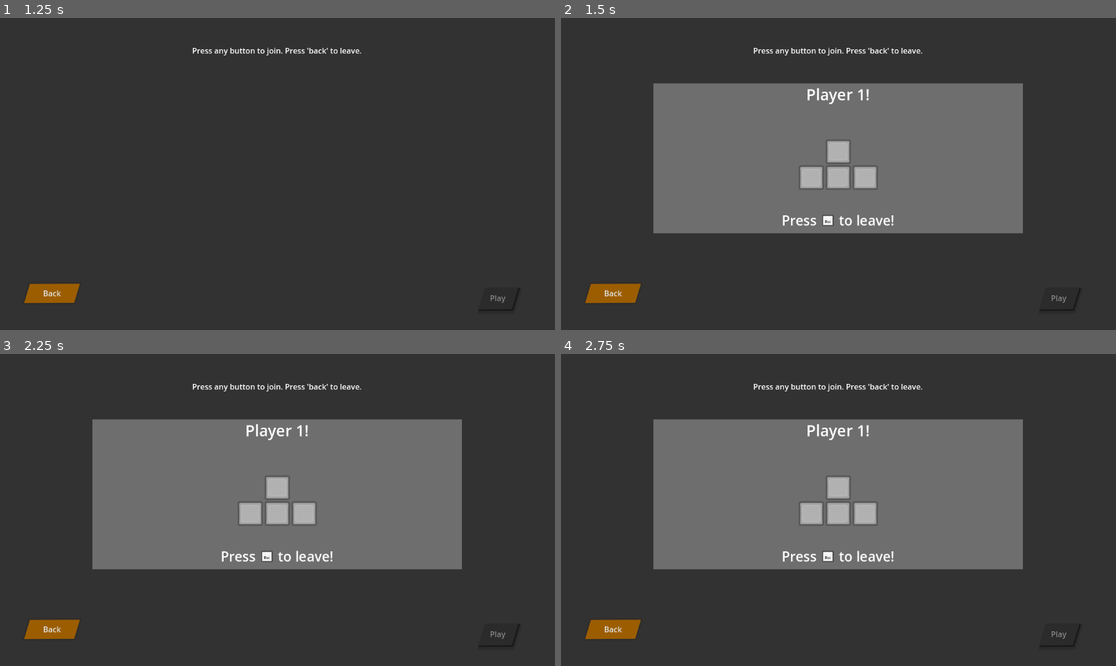
Above: before the commit, frames 1-4 (two rows, left to right).
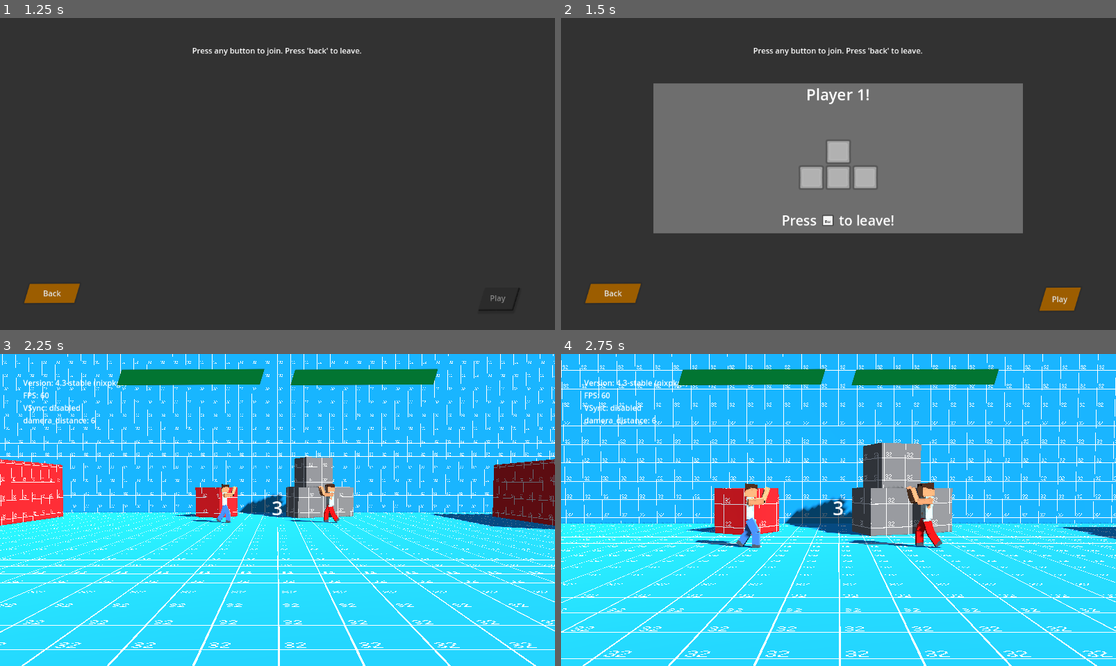
Above: after the commit, the same moments.

Repository: miklaskarjalainen/KioskKnockout
Game: Godot game, scene res://src/scenes/TitleScreen.tscn
Same seed, same stepped clock (60 frames per second), same inputs: the game is played once before the commit and once after it.
Inputs (mouse positions are in pixels of both pictures, inside the frame that each line leads up to):
- Up to frame 1 (1.25 s): click "Play" at 0.5 s
- Up to frame 2 (1.5 s): tap Enter at 1.25 s; move the mouse to (960, 158) at 1.27 s; hold Up (ui_up) from 1.28 s (still down); click (960, 158) at 1.42 s
- Up to frame 3 (2.25 s): release Up (ui_up) at 2 s; click (499, 634) at 2 s, where only the run after the commit has a clickable "Play"
- Up to frame 4 (2.75 s): no input

Frame 1 is identical in both runs. In frame 2, 0.5% of the frame differs, in the area x 86-94%, y 86-94%; in frame 3, 100%, in the area x 0-100%, y 0-100%; in frame 4, 100%.

Commit message:
Automatically use AI opponent when playing alone

Diff:
--- a/project.godot
+++ b/project.godot
@@ -137,6 +137,46 @@
 "events": [Object(InputEventKey,"resource_local_to_scene":false,"resource_name":"","device":-1,"window_id":0,"alt_press …(195 unchanged characters)…
 ]
 }
+_ai_left={
+"deadzone": 0.5,
+"events": [Object(InputEventKey,"resource_local_to_scene":false,"resource_name":"","device":-1,"window_id":0,"alt_pressed":false,"shift_pressed":false,"ctrl_pressed":false,"meta_pressed":false,"pressed":false,"keycode":0,"physical_keycode":4194331,"key_label":0,"unicode":0,"location":0,"echo":false,"script":null)
+]
+}
+_ai_right={
+"deadzone": 0.5,
+"events": [Object(InputEventKey,"resource_local_to_scene":false,"resource_name":"","device":-1,"window_id":0,"alt_pressed":false,"shift_pressed":false,"ctrl_pressed":false,"meta_pressed":false,"pressed":false,"keycode":0,"physical_keycode":4194331,"key_label":0,"unicode":0,"location":0,"echo":false,"script":null)
+]
+}
+_ai_up={
+"deadzone": 0.5,
+"events": [Object(InputEventKey,"resource_local_to_scene":false,"resource_name":"","device":-1,"window_id":0,"alt_pressed":false,"shift_pressed":false,"ctrl_pressed":false,"meta_pressed":false,"pressed":false,"keycode":0,"physical_keycode":4194331,"key_label":0,"unicode":0,"location":0,"echo":false,"script":null)
+]
+}
+_ai_down={
+"deadzone": 0.5,
+"events": [null, Object(InputEventKey,"resource_local_to_scene":false,"resource_name":"","device":-1,"window_id":0,"alt_pressed":false,"shift_pressed":false,"ctrl_pressed":false,"meta_pressed":false,"pressed":false,"keycode":0,"physical_keycode":4194331,"key_label":0,"unicode":0,"location":0,"echo":false,"script":null)
+]
+}
+_ai_jump={
+"deadzone": 0.5,
+"events": [Object(InputEventKey,"resource_local_to_scene":false,"resource_name":"","device":-1,"window_id":0,"alt_pressed":false,"shift_pressed":false,"ctrl_pressed":false,"meta_pressed":false,"pressed":false,"keycode":0,"physical_keycode":4194331,"key_label":0,"unicode":0,"location":0,"echo":false,"script":null)
+]
+}
+_ai_normal_action={
+"deadzone": 0.5,
+"events": [Object(InputEventKey,"resource_local_to_scene":false,"resource_name":"","device":-1,"window_id":0,"alt_pressed":false,"shift_pressed":false,"ctrl_pressed":false,"meta_pressed":false,"pressed":false,"keycode":0,"physical_keycode":4194331,"key_label":0,"unicode":0,"location":0,"echo":false,"script":null)
+]
+}
+_ai_special_action={
+"deadzone": 0.5,
+"events": [Object(InputEventKey,"resource_local_to_scene":false,"resource_name":"","device":-1,"window_id":0,"alt_pressed":false,"shift_pressed":false,"ctrl_pressed":false,"meta_pressed":false,"pressed":false,"keycode":0,"physical_keycode":4194331,"key_label":0,"unicode":0,"location":0,"echo":false,"script":null)
+]
+}
+_ai_block={
+"deadzone": 0.5,
+"events": [Object(InputEventKey,"resource_local_to_scene":false,"resource_name":"","device":-1,"window_id":0,"alt_pressed":false,"shift_pressed":false,"ctrl_pressed":false,"meta_pressed":false,"pressed":false,"keycode":0,"physical_keycode":4194331,"key_label":0,"unicode":0,"location":0,"echo":false,"script":null)
+]
+}
 
 [layer_names]
 
--- a/src/actors/AiComponent.gd
+++ b/src/actors/AiComponent.gd
@@ -1,4 +1,5 @@
 extends Node
+class_name CharacterAI
 
 @export var enabled: bool = true
 
--- a/src/actors/Player.gd
+++ b/src/actors/Player.gd
@@ -9,6 +9,7 @@
 @onready var Health: HealthComponent = $HealthComponent
 @onready var Controller: PlayerController = $PlayerController
 @onready var Block: BlockController = $BlockController
+@onready var AI: CharacterAI = $AiComponent
 
 @export var PlayerIndex := 0 # 0 is first player, 1 is second player
 @export var Opponent: Player = null
@@ -28,6 +29,9 @@
 	assert(Model, "Model not assigned")
 	assert(ModelSkin, "is null")
 	Model.rotation.y = get_model_target_rotation()
+
+	if Global.players_controller_prefix[PlayerIndex] == "_ai":
+		AI.enabled = true
 
 	if PlayerIndex == 0:
 		GUI.player_1_path = get_path()
--- a/src/scenes/SelectionScreen.gd
+++ b/src/scenes/SelectionScreen.gd
@@ -2,7 +2,7 @@
 
 @export var player_container: PlayerFrameContainer = null
 
-const MIN_PLAYER_COUNT: int = 2
+const MIN_PLAYER_COUNT: int = 1
 const MAX_PLAYER_COUNT: int = 2
 
 var _players: Array[String] = []
@@ -52,6 +52,9 @@
 			_add_player(device)
 
 func _on_play_pressed() -> void:
+	if _players.size() == 1:
+		_players.push_back("_ai")
+		Console.info("AI enabled")
 	Global.players_controller_prefix = _players
 	Global.change_main_scene_to("res://src/scenes/Arena1.tscn")
 
--- a/src/singletons/Global.gd
+++ b/src/singletons/Global.gd
@@ -6,6 +6,7 @@
 	"_1joy",
 	"_2joy",
 	"_3joy",
+	"_ai",
 ]
 
 var players_controller_prefix: Array[String] = [
--- a/src/singletons/SettingsManager.gd
+++ b/src/singletons/SettingsManager.gd
@@ -121,7 +121,7 @@
 func _remove_generated_inputs():
 	var generated_inputs = InputMap.get_actions().filter(
 		func(action: String):
-			return action.begins_with("_")
+			return action.begins_with("_joy")
 	)
 
 	for ac in generated_inputs:
